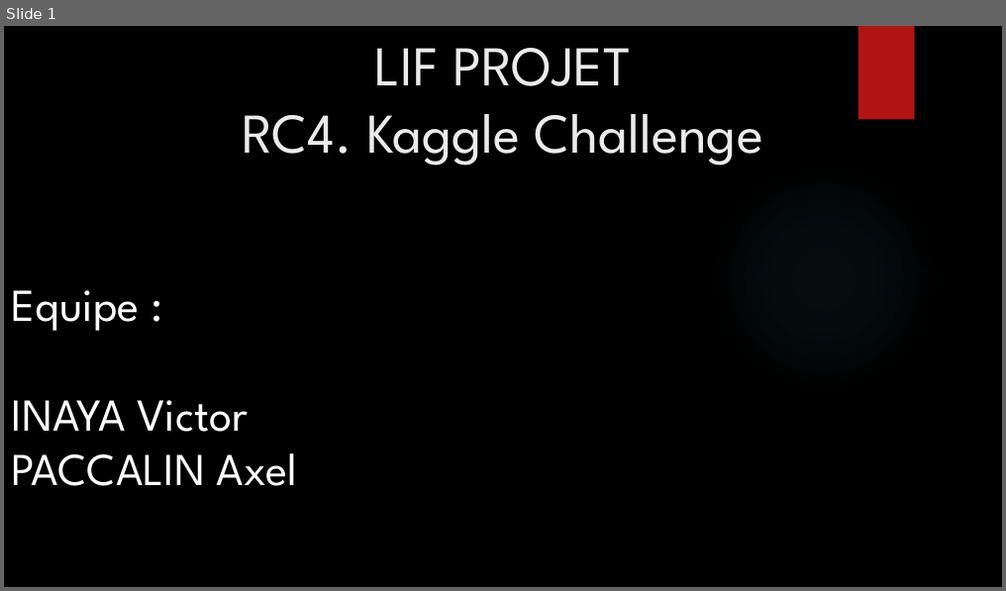
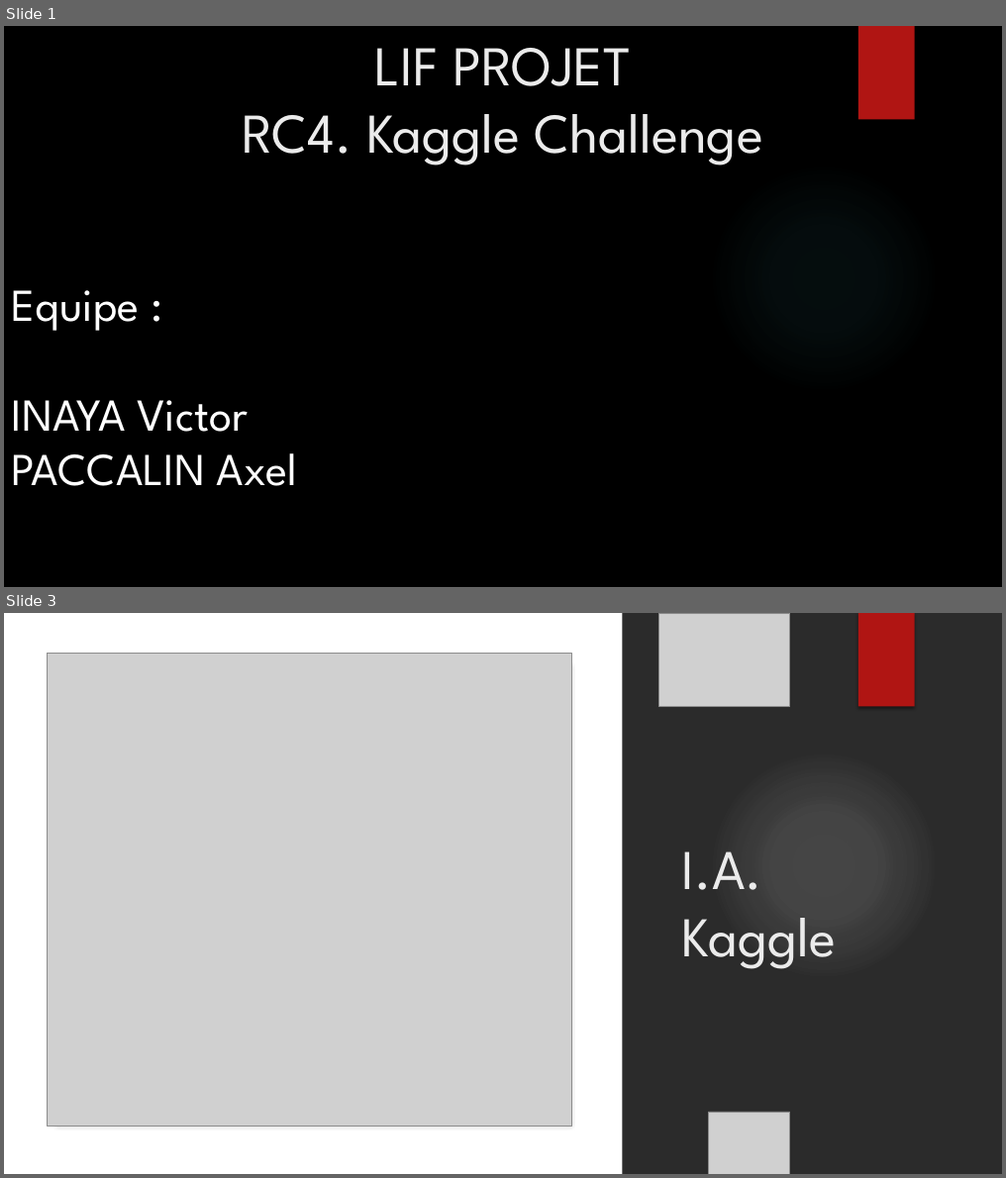
Before and after one commit to CazabetLyon1/Kaggle2018-1, a slide deck: Demo.pptx. Shown one above the other, each under a label of ours: slide 1 before the commit, slides 1 and 3 after it; the slides between them are not shown. The pictures are 1006x591 and 1006x1178 pixels, drawn with LibreOffice and Linux fonts; fonts in the diff are those of the drawing; grey boxes stand for pictures; background and template pictures are left out; a plain dark background stands for a picture behind light text. Boxes give left, top, right and bottom in pixels: in the first picture for what was removed or moved away, otherwise in the second. Text is boxed around its words. In the diff, an @@ line names an element or a change of style, - is before the commit and + after.

```diff
--- a/Demo.pptx
+++ b/Demo.pptx
@@ slide 3 added at (x1=4, y1=613, x2=1002, y2=1174), background picture (left out) @@
@@ rectangle added at (x1=4, y1=613, x2=623, y2=1174), fill #FFFFFF @@
@@ picture added at (x1=659, y1=613, x2=790, y2=707) @@
@@ rectangle added at (x1=858, y1=613, x2=915, y2=707), fill #B01513 @@
@@ picture added at (x1=48, y1=654, x2=571, y2=1126) @@
@@ rounded rectangle added at (x1=57, y1=662, x2=570, y2=1122), fill #FFFFFF, outline #EBEBEB 1 pt @@
@@ ellipse added at (x1=709, y1=750, x2=939, y2=980), fill gradient #F3F3F3 @@
@@ ellipse added at (x1=709, y1=750, x2=939, y2=980), fill gradient #F3F3F3 @@
@@ picture added at (x1=4, y1=832, x2=334, y2=1174) @@
@@ picture added at (x1=4, y1=850, x2=129, y2=1044) @@
@@ title added at (x1=682, y1=852, x2=837, y2=969), 54 pt, text #EBEBEB @@
+I.A.
+Kaggle
@@ picture added at (x1=709, y1=1112, x2=790, y2=1174) @@
```
Also in this commit, not shown: 1 slide changed, 1 other slide added, 4 slides removed.
